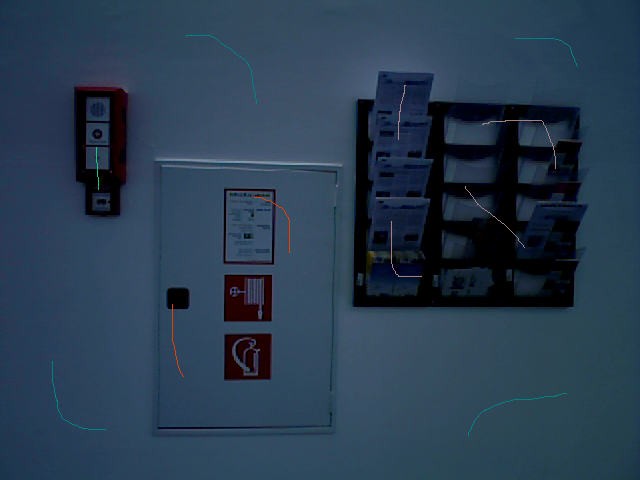
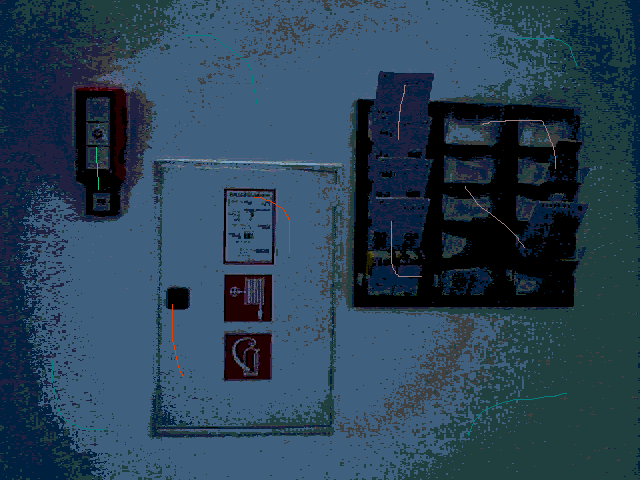
The second w=640, h=480 image is a revision of the first. Changes to its layers:
painted on "18_randomLow.png" over [0,0,640,480]
